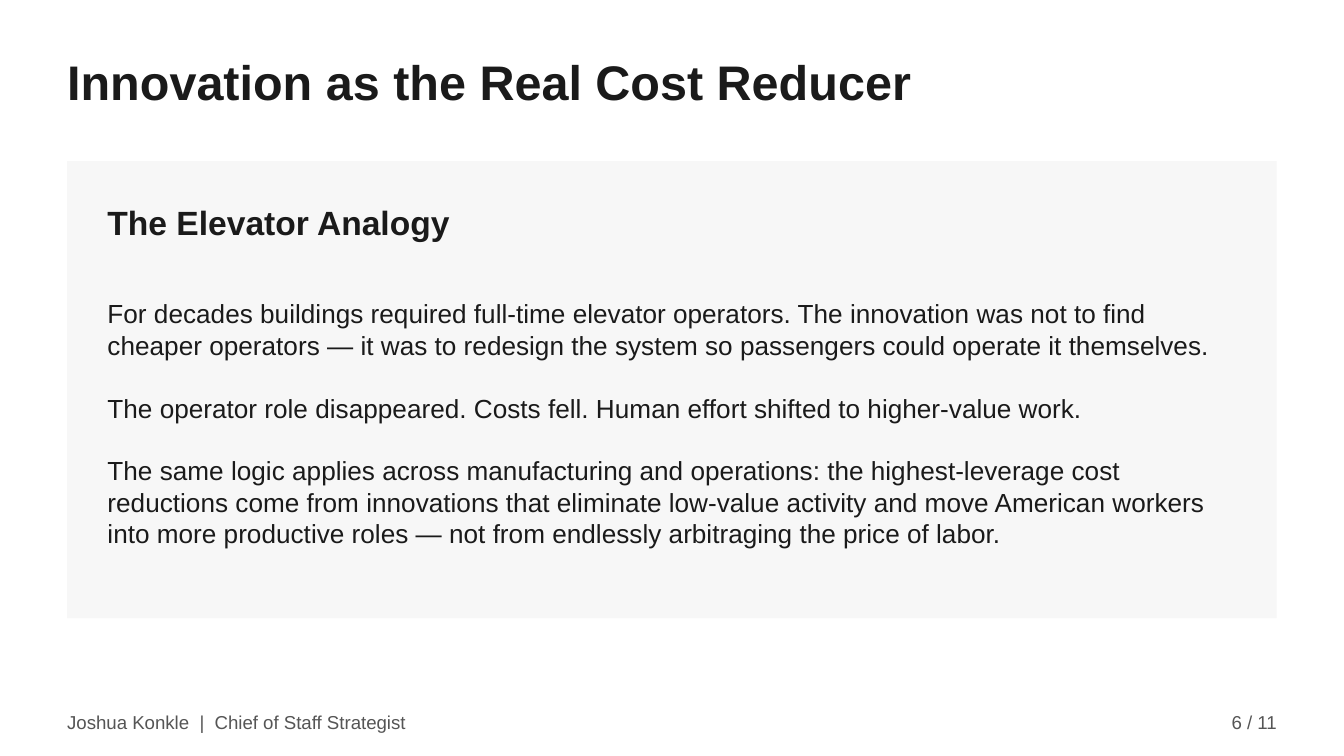
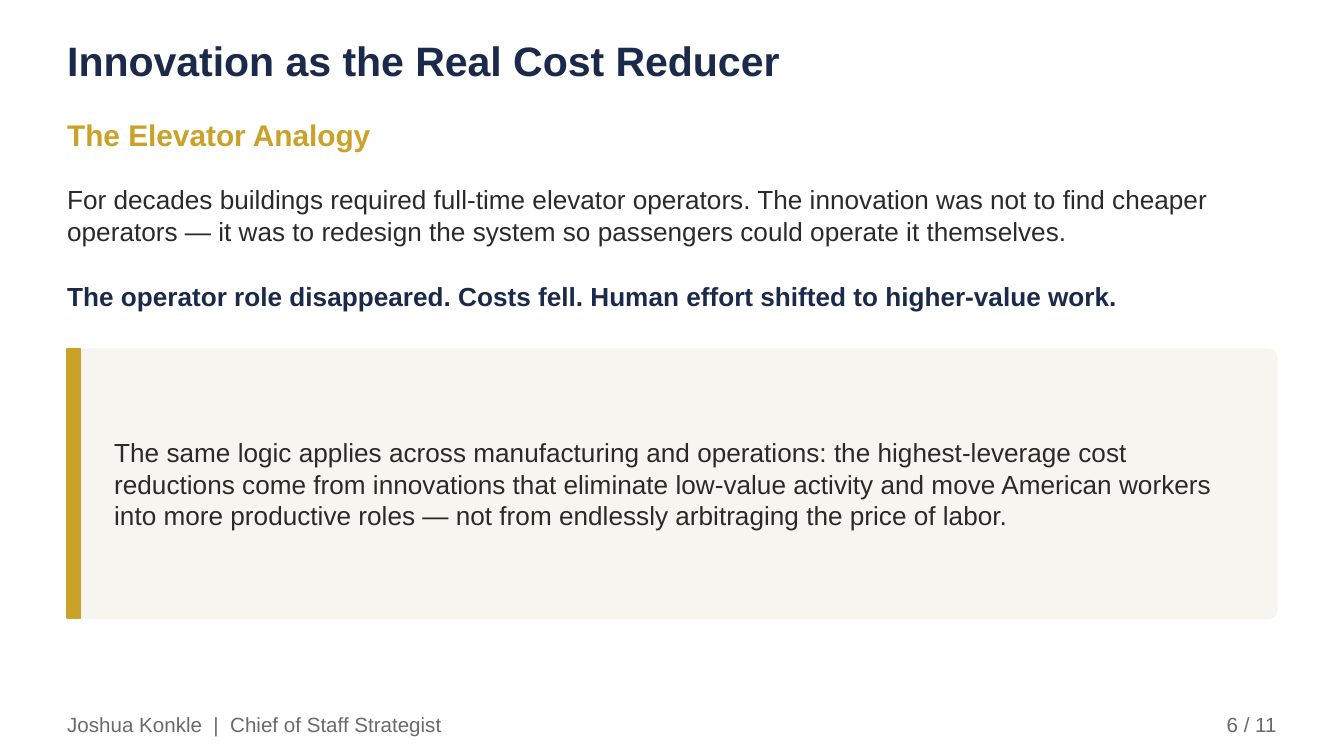
Before and after one commit to joshuakonkle/Hamilton-System, a slide deck: slide 6 of docs/webinar-resources/Module1-BMC-American-System-Hamiltonian-Business-Model-Canvas.pptx. Drawn at 1344x756 pixels with LibreOffice and Linux fonts; fonts in the diff are those of the drawing. Boxes give left, top, right and bottom in pixels: in the first picture for what was removed or moved away, otherwise in the second. Text is boxed around its words. In the diff, an @@ line names an element or a change of style, - is before the commit and + after.

```diff
--- a/docs/webinar-resources/Module1-BMC-American-System-Hamiltonian-Business-Model-Canvas.pptx
+++ b/docs/webinar-resources/Module1-BMC-American-System-Hamiltonian-Business-Model-Canvas.pptx
@@ rectangle: place and size @@
-rectangle at (67, 161, 1277, 618)
+rectangle at (0, 0, 1344, 755)
@@ rectangle at (0, 0, 1344, 755): fill #F7F7F7 to #FFFFFF; outline none to #FFFFFF 1 pt @@
@@ text "Innovation as the Real Cost ...": place and size @@
-text "Innovation as the Real Cost ..." at (67, 65, 911, 101)
+text "Innovation as the Real Cost ..." at (67, 46, 780, 77)
@@ text "Innovation as the Real Cost ..." at (67, 46, 780, 77): size 26 to 22 pt, text colour #1A1A1A to #1B2A4A @@
@@ text "The Elevator Analogy": place and size @@
-text "The Elevator Analogy" at (107, 210, 449, 241)
+text "The Elevator Analogy" at (67, 124, 370, 151)
@@ text "The Elevator Analogy" at (67, 124, 370, 151): size 18 to 16 pt, text colour #1A1A1A to #C9A227 @@
@@ text "For decades buildings required full-time ...": place and size @@
-text "For decades buildings required full-time ..." at (107, 304, 1209, 549)
+text "For decades buildings required full-time ..." at (67, 190, 1207, 246)
@@ text "For decades buildings required full-time ..." at (67, 190, 1207, 246): text colour #1A1A1A to #2A2A2A @@
@@ text added at (67, 287, 1116, 311), 14 pt, text #1B2A4A, bold @@
+The operator role disappeared. Costs fell. Human effort shifted to higher-value work.
@@ rounded rectangle added at (67, 349, 1277, 618), fill #F7F5F0, outline #F7F5F0 1 pt @@
@@ rectangle added at (67, 349, 81, 618), fill #C9A227, outline #C9A227 1 pt @@
@@ text at (107, 399, 1204, 549): paragraphs removed @@
-The operator role disappeared. Costs fell. Human effort shifted to higher-value work.
-The same logic applies across manufacturing and operations: the highest-leverage cost reductions come from innovations that eliminate low-value activity and move American workers into more productive roles — not from endlessly arbitraging the price of labor.
@@ text added at (114, 443, 1211, 531), 14 pt, text #2A2A2A @@
+The same logic applies across manufacturing and operations: the highest-leverage cost reductions come from innovations that eliminate low-value activity and move American workers into more productive roles — not from endlessly arbitraging the price of labor.
@@ text "Joshua Konkle | Chief of ..." at (67, 717, 441, 736): size 10 to 11 pt, text colour #555555 to #6A6A6A @@
@@ text "6 / 11" at (1227, 717, 1276, 732): size 10 to 11 pt, text colour #555555 to #6A6A6A @@
```
Also in this commit, not shown: 10 other slides changed, 9 other files.
